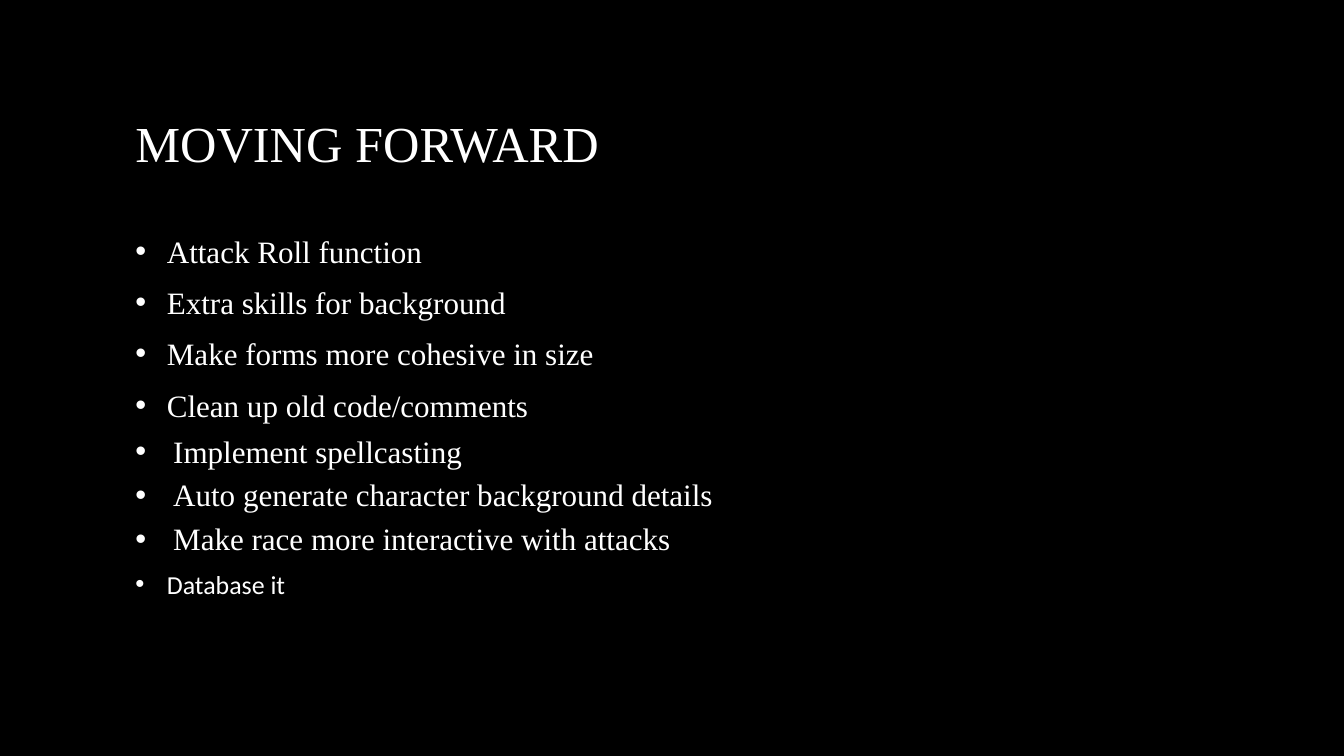
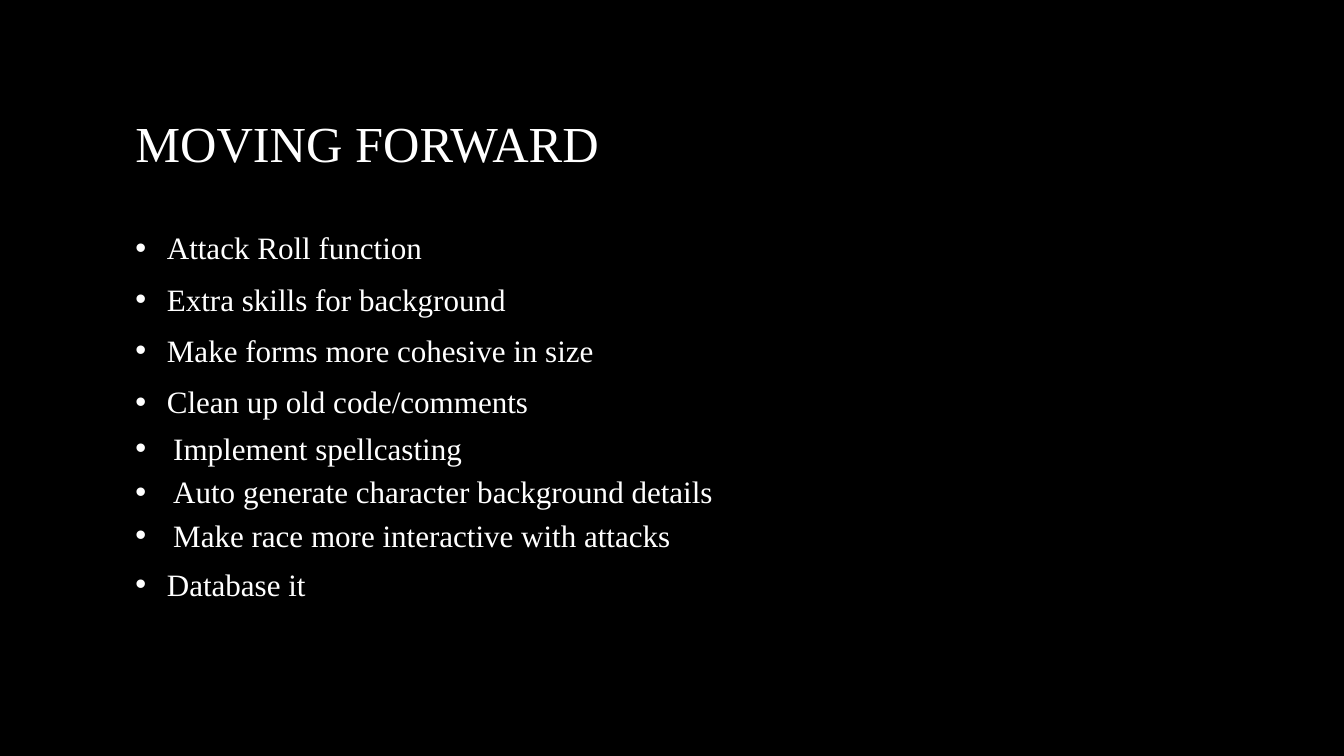
Before and after one commit to TTTriplicate/DnDCharGenerator, a slide deck: slide 7 of FinalProject/DnDPresentation.pptx (slide 5 before the commit). Drawn at 1344x756 pixels with LibreOffice and Linux fonts; fonts in the diff are those of the drawing; background and template pictures are left out. Boxes give left, top, right and bottom in pixels: in the first picture for what was removed or moved away, otherwise in the second. Text is boxed around its words. In the diff, an @@ line names an element or a change of style, - is before the commit and + after.

```diff
--- a/FinalProject/DnDPresentation.pptx
+++ b/FinalProject/DnDPresentation.pptx
@@ text at [167, 574, 305, 597]: size 18.5 to 22.2 pt, font Calibri to Times New Roman in "Database it" @@
```
Also in this commit, not shown: 1 other slide changed, 2 slides added.
